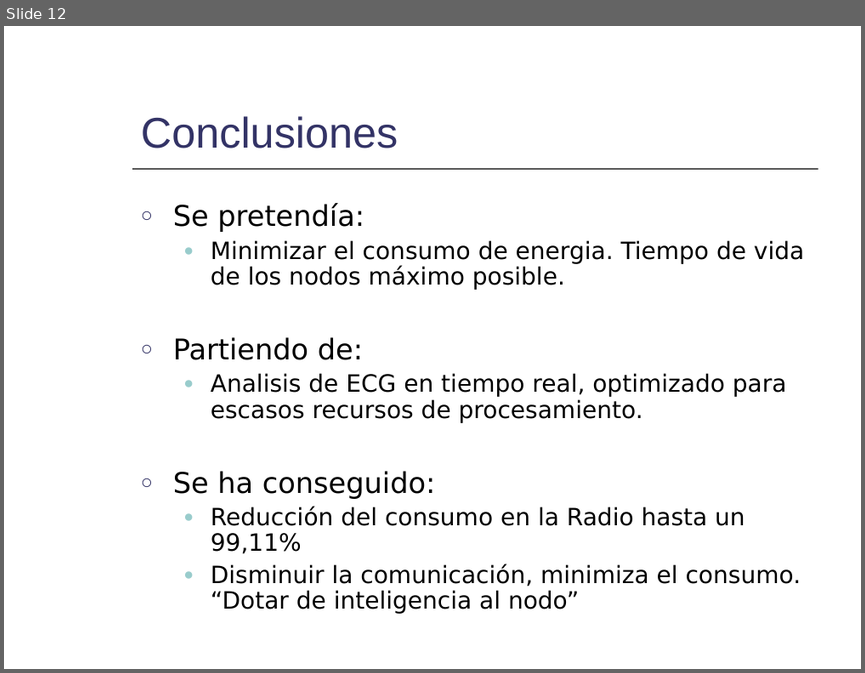
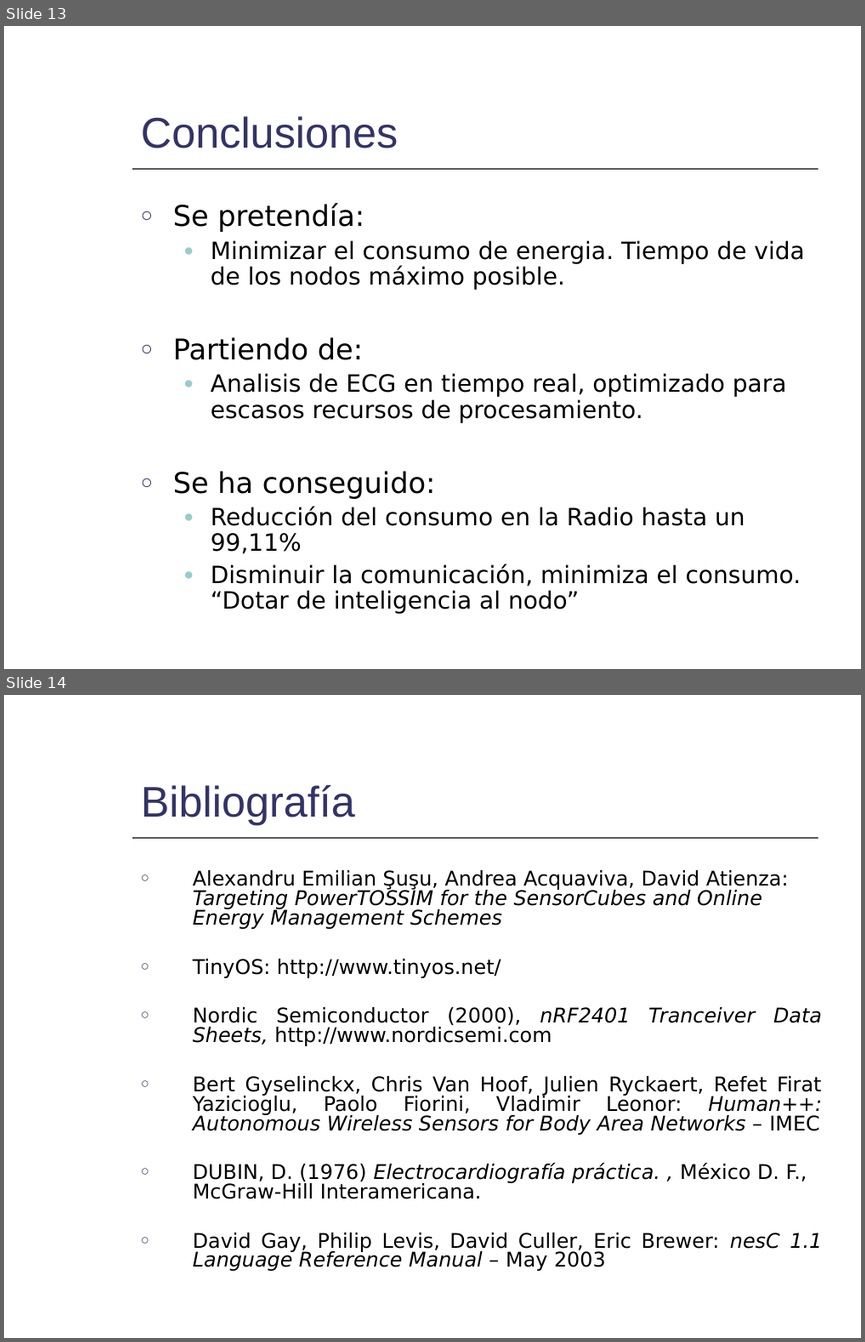
Before and after one commit to mmja/redsensores, a slide deck: Memoria/Consumo.ppt. Shown one above the other, each under a label of ours: slide 12 before the commit, slides 13 and 14 after it. The pictures are 865x673 and 865x1342 pixels, drawn with LibreOffice and Linux fonts; fonts in the diff are those of the drawing. Boxes give left, top, right and bottom in pixels: in the first picture for what was removed or moved away, otherwise in the second. Text is boxed around its words. In the diff, an @@ line names an element or a change of style, - is before the commit and + after.

```diff
--- a/Memoria/Consumo.ppt
+++ b/Memoria/Consumo.ppt
@@ slide 14 added at (4,695,861,1338), background #FFFFFF; not listed: 3 template elements that a slide beside it also shows @@
@@ title added at (141,785,355,825), 36 pt, text #333366 @@
+Bibliografía
@@ text added at (193,870,822,1270), 17 pt, text #000000 @@
+○ Alexandru Emilian Şuşu, Andrea Acquaviva, David Atienza: Targeting PowerTOSSIM for the SensorCubes and Online Energy Management Schemes
+○ TinyOS: http://www.tinyos.net/
+○ Nordic Semiconductor (2000), nRF2401 Tranceiver Data Sheets, http://www.nordicsemi.com
+○ Bert Gyselinckx, Chris Van Hoof, Julien Ryckaert, Refet Firat Yazicioglu, Paolo Fiorini, Vladimir Leonor: Human++: Autonomous Wireless Sensors for Body Area Networks – IMEC
+○ DUBIN, D. (1976) Electrocardiografía práctica. , México D. F., McGraw-Hill Interamericana.
+○ David Gay, Philip Levis, David Culler, Eric Brewer: nesC 1.1 Language Reference Manual – May 2003
@@ what was slide 12 is now slide 13 @@
```
Also in this commit, not shown: 6 slides changed, 5 other slides added, 4 slides removed.
